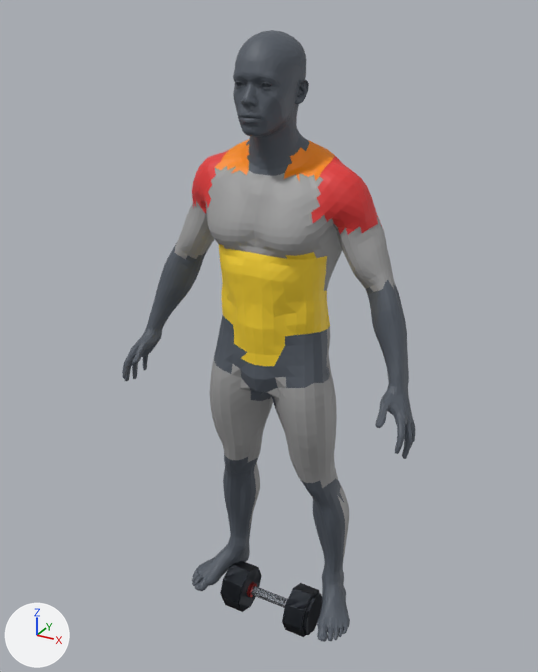
What one commit did to the Blender file assets_3d/source_blend/shoulders_dumbbell_lateral_raise.blend.
Camera for both pictures: a camera (50 mm lens) standing at (0.939, -1.725, 1.828) and looking at (-0.028, 0.034, 0.949). Lighting does not change. The marker at lower left points along +X, +Y and +Z. The picture after the commit comes second.

The older version as bpy lines, for what is in view:
```python
ob_body_joints_hands_feet = bpy.data.objects.new('Body_Joints_Hands_Feet', me_body_joints_hands_feet)
ob_body_joints_hands_feet.location = (0.0, 0.0, 0.0)
ob_mesh_muscle_abs_core = bpy.data.objects.new('Mesh_Muscle_Abs_Core', me_mesh_muscle_abs_core)
ob_mesh_muscle_abs_core.location = (0.0, 0.0, 0.0)
ob_mesh_muscle_biceps = bpy.data.objects.new('Mesh_Muscle_Biceps', me_mesh_muscle_biceps)
ob_mesh_muscle_biceps.location = (0.0, 0.0, 0.0)
ob_mesh_muscle_shoulders = bpy.data.objects.new('Mesh_Muscle_Shoulders', me_mesh_muscle_shoulders)
ob_mesh_muscle_shoulders.location = (0.0, 0.0, 0.0)
ob_mesh_muscle_traps = bpy.data.objects.new('Mesh_Muscle_Traps', me_mesh_muscle_traps)
ob_mesh_muscle_traps.location = (0.0, 0.0, 0.0)
# also in view: 'Equip_Dumbbell_R' at (0.0, 0.0, 0.0); 'Body_Head_Neck' at (0.0, -0.021, 1.614); 'Mesh_Muscle_Quads' at (0.0, -0.013, 0.693); 'Mesh_Muscle_Chest' at (0.0, -0.043, 1.341)
```
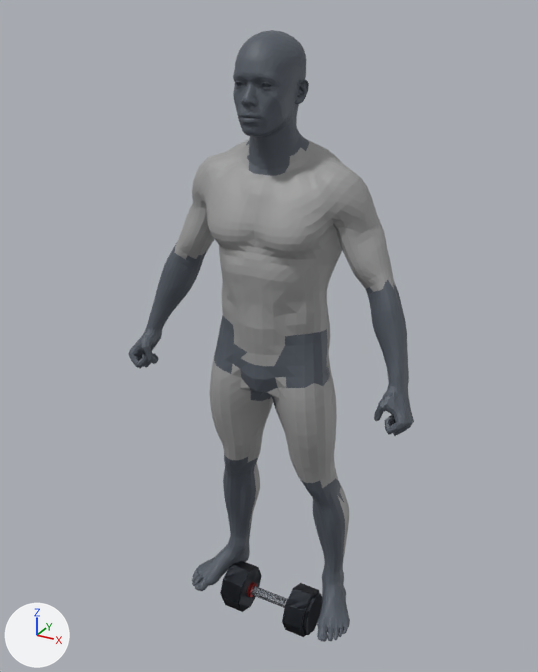
Location of each change, [x1, y1, x2, y2] in pixels of the pictures (538 x 672 px; the box of a moved part takes in the faces that stretch with it):
'Body_Joints_Hands_Feet', reshaped: before [122, 162, 416, 642]; after [129, 162, 414, 642]
'Mesh_Muscle_Abs_Core', recoloured (yellow to grey): [219, 244, 330, 366] in both
'Mesh_Muscle_Shoulders', recoloured (red to grey): [192, 149, 380, 230] in both
'Mesh_Muscle_Traps', recoloured (orange to grey): [215, 139, 335, 182] in both
part 1 of me_body_joints_hands_feet, moved or reshaped: before [122, 262, 186, 381]; after [129, 262, 186, 368]
part 2 of me_body_joints_hands_feet, moved or reshaped: before [315, 319, 416, 459]; after [315, 319, 414, 436]
part 3 of me_mesh_muscle_shoulders, reshaped: before [332, 214, 367, 234]; after [375, 217, 384, 234]
part 4 of me_mesh_muscle_shoulders, reshaped: before [193, 197, 206, 214]

What the commit changed:
Material 'Mat_Muscle_Traps' (mat_mat_muscle_traps) changes colour from orange #f98b00 to grey #9e9e9e; in linear values from (0.95, 0.26, 0.0) to (0.341, 0.341, 0.341).
Material 'Mat_Muscle_Shoulders' (mat_mat_muscle_shoulders) changes colour from red #e53838 to grey #9e9e9e; in linear values from (0.78, 0.04, 0.04) to (0.341, 0.341, 0.341).
Material 'Mat_Muscle_Abs_Core' (mat_mat_muscle_abs_core) changes colour from yellow #fdd730 to grey #9e9e9e; in linear values from (0.98, 0.68, 0.03) to (0.341, 0.341, 0.341).
me_body_joints_hands_feet is used by ob_body_joints_hands_feet; location (0.0, 0.0, 0.0).
me_body_joints_hands_feet had 2846 vertices, 3774 faces and spanned x -0.464..0.464, y -0.153..0.146, z 0.0..1.464.
me_body_joints_hands_feet now has 2897 vertices, 3770 faces and spans x -0.456..0.456, y -0.121..0.146, z 0.0..1.465.
me_body_joints_hands_feet part 1: 23 vertices moved from x -0.445..-0.378, y -0.114..-0.022, z 0.793..0.914 to x -0.451..-0.373, y -0.111..-0.022, z 0.821..0.914; 325 vertices removed from x -0.464..-0.329, y -0.152..0.041, z 0.756..1.12; 361 vertices added at x -0.456..-0.334, y -0.121..0.037, z 0.796..1.117.
me_body_joints_hands_feet part 2: 18 vertices moved from x 0.179..0.445, y -0.118..-0.021, z 0.825..0.914 to x 0.181..0.445, y -0.117..-0.02, z 0.825..0.915; 327 vertices removed from x 0.285..0.464, y -0.153..0.071, z 0.756..1.112; 369 vertices added at x 0.289..0.456, y -0.121..0.071, z 0.796..1.104.
Other edits to the shape of me_body_joints_hands_feet do not show in these pictures.
me_mesh_muscle_shoulders is used by ob_mesh_muscle_shoulders; location (0.0, 0.0, 0.0).
me_mesh_muscle_shoulders had 254 vertices, 218 faces and spanned x -0.294..0.29, y -0.074..0.15, z 1.294..1.481.
me_mesh_muscle_shoulders now has 243 vertices, 208 faces and spans x -0.294..0.294, y -0.074..0.15, z 1.294..1.481.
me_mesh_muscle_shoulders part 3: 8 vertices removed from x 0.189..0.257, y -0.019..0.118, z 1.299..1.328; 3 vertices added at x 0.289..0.294, y 0.035..0.064, z 1.299..1.301.
me_mesh_muscle_shoulders part 4: 4 vertices removed from x -0.256..-0.189, y -0.019..0.006, z 1.302..1.329; 1 vertex added at x -0.289, y 0.035, z 1.3.
Other edits to the shape of me_mesh_muscle_shoulders do not show in these pictures.
